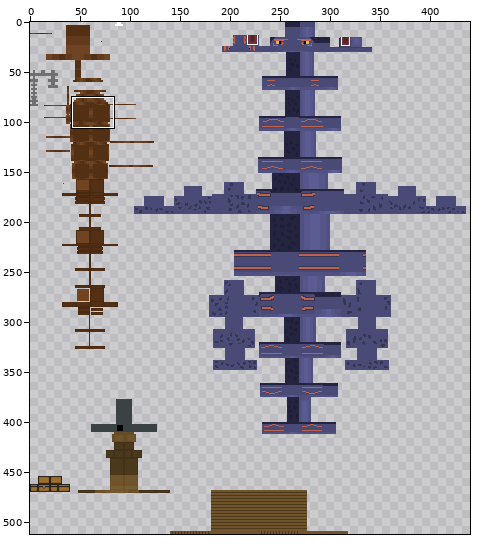
Sprite sheet -- resources/textures/entity/apatosaurus/apatosaurus 2.png. Above, an overview of the earlier version with the close-up marked.
Close-up. Before the commit:
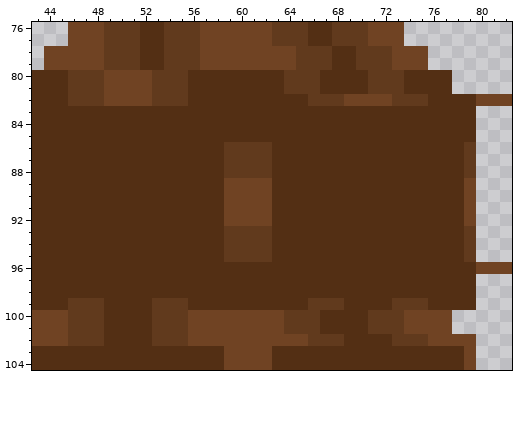
The file is 512x512 pixels. Colours within 5 levels of each other are drawn and written as one. Shown: x 43..82, y 76..104. The wide view leaves out empty margins.
The result:
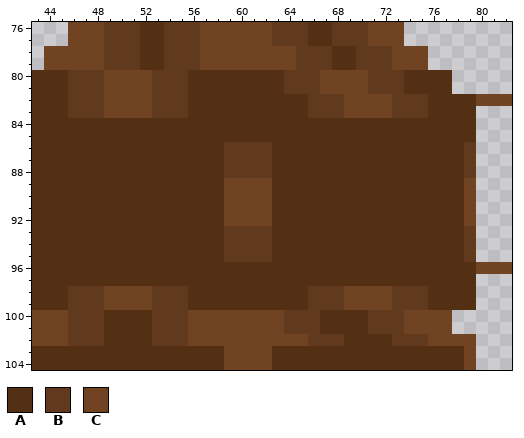
Palette (. is transparent): A #532f14  B #613a1d  C #704323
What changed:
y 80..81: x 67..70 AAAA -> CCCC
y 83: x 46..55 AAAAAAAAAA -> BBBCCCCBBB; x 66..75 AAAAAAAAAA -> BBBCCCCBBB
y 98: x 46..55 AAAAAAAAAA -> BBBCCCCBBB; x 66..75 AAAAAAAAAA -> BBBCCCCBBB
y 99: x 49..52 AAAA -> CCCC; x 69..72 AAAA -> CCCC
Boxes around the changes in both close-ups, in picture pixels (x1, y1, x2, y2):
changed: (308, 70, 428, 118)
changed: (68, 106, 188, 118)
changed: (68, 286, 188, 310)
changed: (308, 286, 428, 310)
